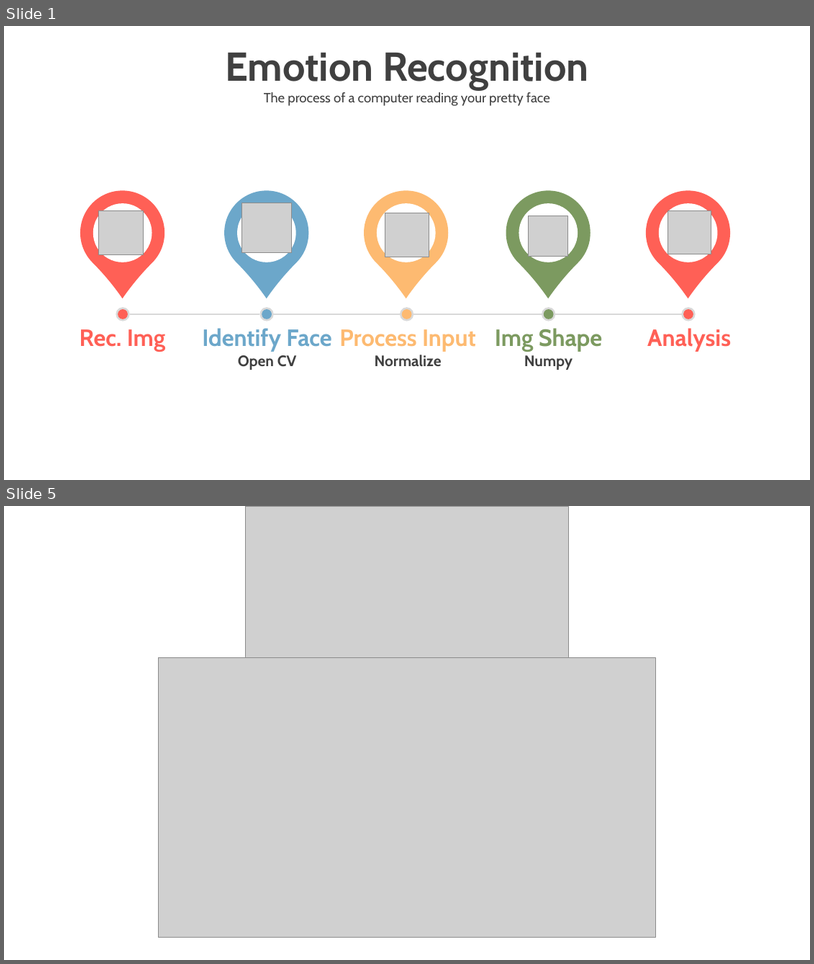
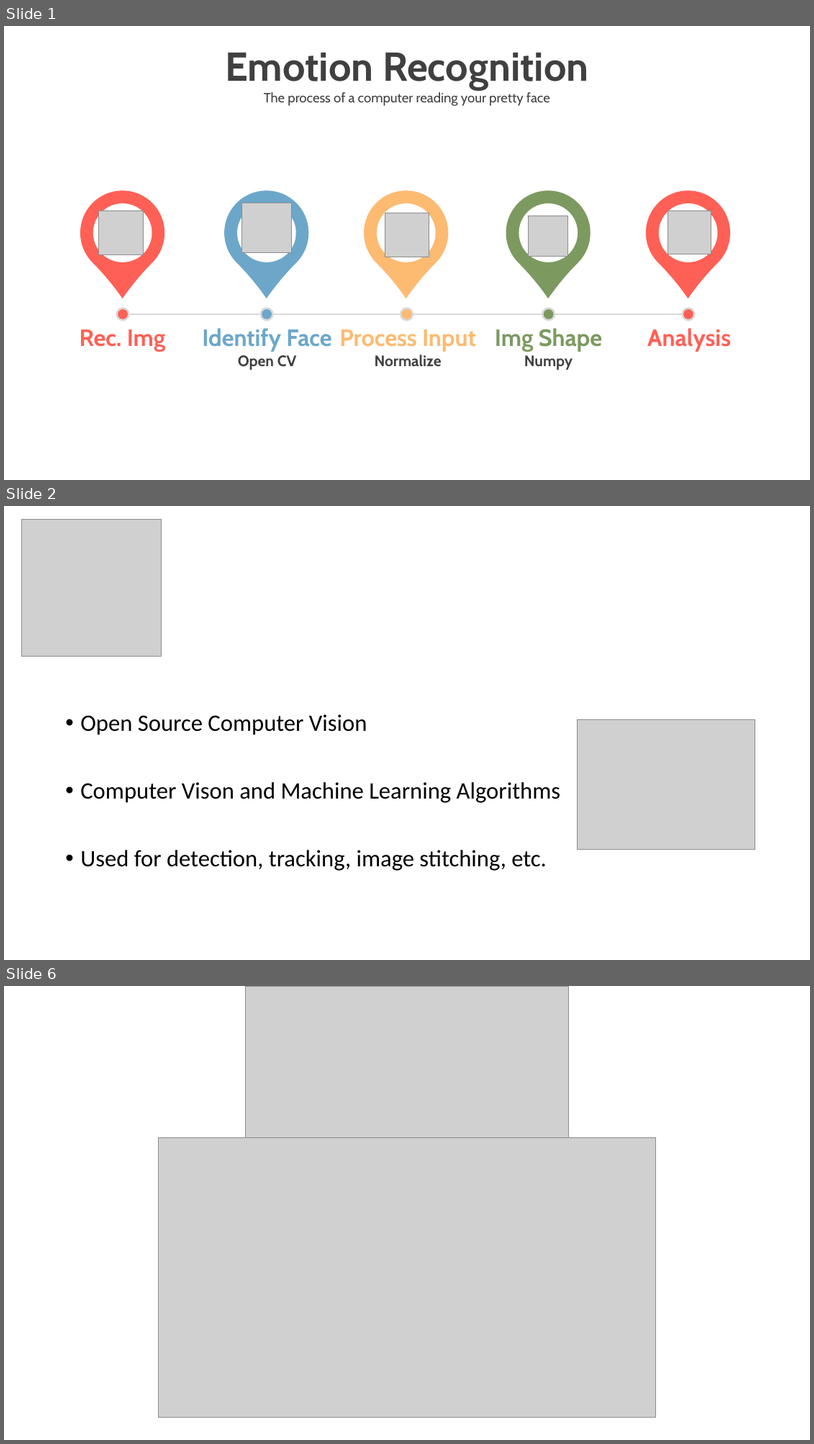
Before and after one commit to Donthave1/goodgamegang, a slide deck: GGG PPT.pptx. Shown one above the other, each under a label of ours: slides 1 and 5 before the commit, slides 1, 2 and 6 after it; the slides between them are not shown. The pictures are 814x964 and 814x1444 pixels, drawn with LibreOffice and Linux fonts; fonts in the diff are those of the drawing; grey boxes stand for pictures. Boxes give left, top, right and bottom in pixels: in the first picture for what was removed or moved away, otherwise in the second. Text is boxed around its words. In the diff, an @@ line names an element or a change of style, - is before the commit and + after.

```diff
--- a/GGG PPT.pptx
+++ b/GGG PPT.pptx
@@ slide 2 added at [4, 506, 810, 960], background #FFFFFF @@
@@ picture added at [21, 519, 161, 656] @@
@@ text added at [80, 714, 561, 870], 28 pt, text #000000 @@
+• Open Source Computer Vision
+• Computer Vison and Machine Learning Algorithms
+• Used for detection, tracking, image stitching, etc.
@@ picture added at [578, 720, 755, 849] @@
@@ what was slide 5 is now slide 6 @@
```
Also in this commit, not shown: 9 slides changed.
